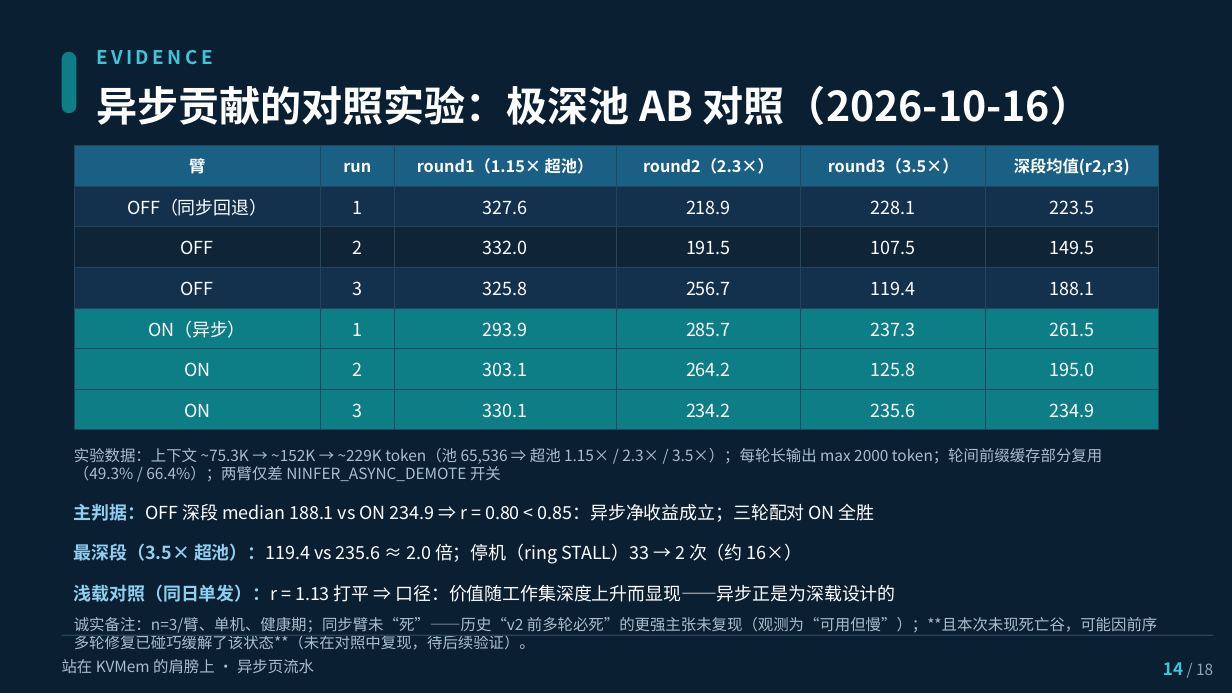
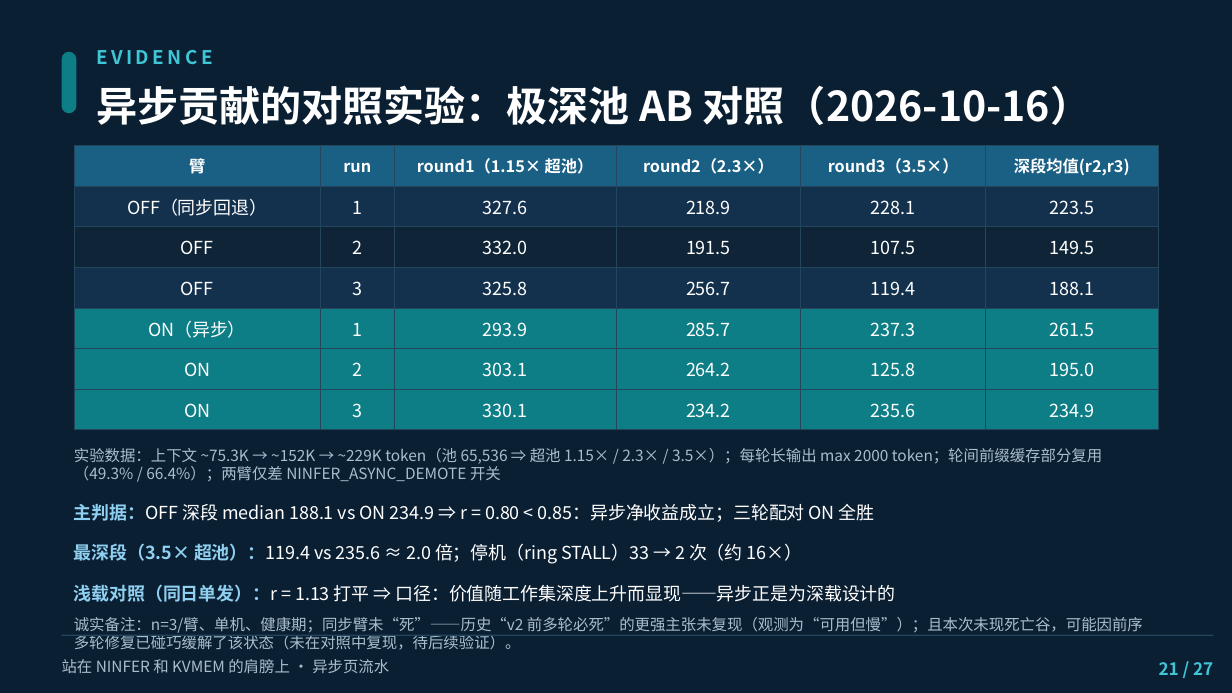
Before and after one commit to paicat1/Ninfer-KVMem-Async, a slide deck: slide 21 of docs/异步页流水-技术说明.pptx (slide 18 before the commit). Drawn at 1232x693 pixels with LibreOffice and Linux fonts; fonts in the diff are those of the drawing. Boxes give left, top, right and bottom in pixels: in the first picture for what was removed or moved away, otherwise in the second. Text is boxed around its words. In the diff, an @@ line names an element or a change of style, - is before the commit and + after.

Commit message:
docs(PPT): 微调批次⑤——①封面（站在 NINFER 和 KVMEM 肩膀上 26pt / 主标题+英文名 30pt）②新增 NINFER 引擎介绍页与沈三殊醒目页（金色 kicker）③新增算法基础页（调度大脑继承上游/步进执行器自研）+ 页放哪改物理基础 ④死亡谷拆两页（150h 嫌疑圈定 / 转机：死机-风暴-降Gen-新配方）+ 追捕改名第一阶段 ⑤诚实清单重梳（深载性能边界非谷成因/统计强度卡）⑥开源页重梳（嫌疑圈定+初步消除口径）⑦新增三层加速栈/数学基础/DEPTH 页深色统一 ⑧页码全片重编 /27

```diff
--- a/docs/异步页流水-技术说明.pptx
+++ b/docs/异步页流水-技术说明.pptx
@@ text at box(74, 617, 1143, 650): text changed @@
-诚实备注：n=3/臂、单机、健康期；同步臂未“死”——历史“v2 前多轮必死”的更强主张未复现（观测为“可用但慢”）；**且本次未现死亡谷，可能因前序多轮修复已碰巧缓解了该状态**（未在对照中复现，待后续验证）。
+诚实备注：n=3/臂、单机、健康期；同步臂未“死”——历史“v2 前多轮必死”的更强主张未复现（观测为“可用但慢”）；且本次未现死亡谷，可能因前序多轮修复已碰巧缓解了该状态（未在对照中复现，待后续验证）。
@@ text at box(62, 659, 389, 674): text changed @@
-站在 KVMem 的肩膀上 · 异步页流水
+站在 NINFER 和 KVMEM 的肩膀上 · 异步页流水
@@ text at box(1159, 662, 1213, 675): text changed; size 9 to 10 pt; text colour #8FA6B5 to #3FC6D6; bold on @@
-14 / 18
+21 / 27
```
Also in this commit, not shown: 17 other slides changed, 5 slides added, 1 other file.
